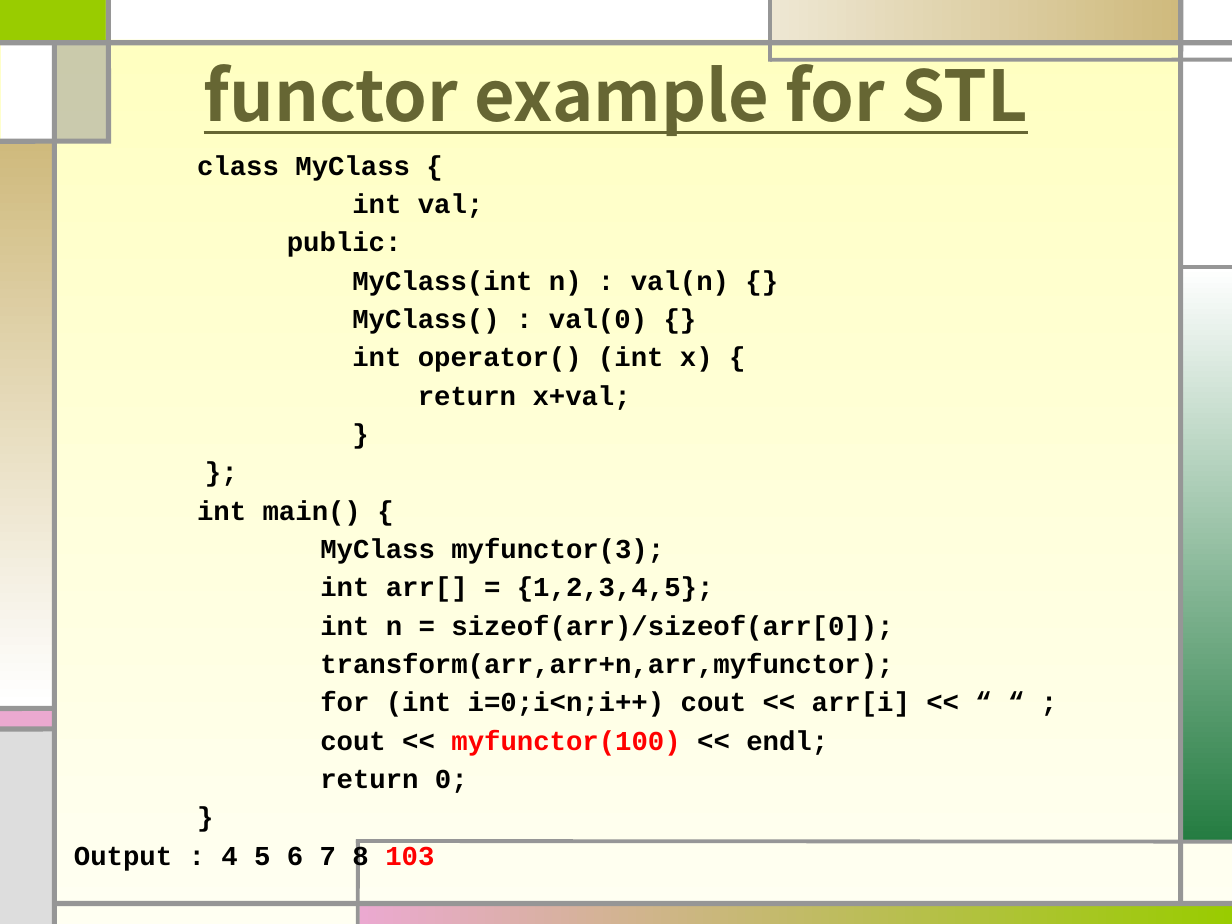
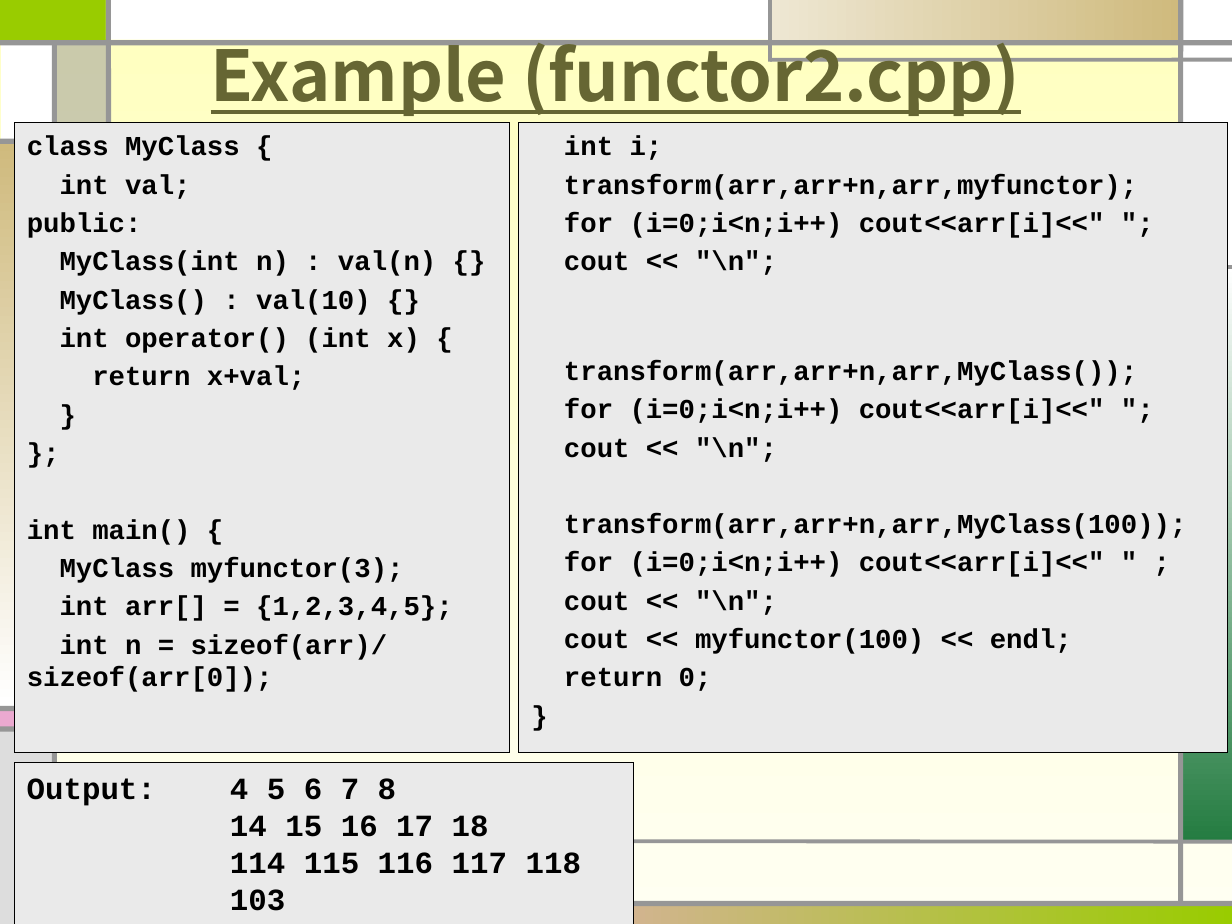
Before and after one commit to sohnbong/object26, a slide deck: slide 5 of OOP07-4.pptx (slide 4 before the commit). Drawn at 1232x924 pixels with LibreOffice and Linux fonts; fonts in the diff are those of the drawing. Boxes give left, top, right and bottom in pixels: in the first picture for what was removed or moved away, otherwise in the second. Text is boxed around its words. In the diff, an @@ line names an element or a change of style, - is before the commit and + after.

```diff
--- a/OOP07-4.pptx
+++ b/OOP07-4.pptx
@@ title at (211, 30, 1020, 116): text changed @@
-functor example for STL
+Example (functor2.cpp)
@@ text "class MyClass {": place and size @@
-text "class MyClass {" at (74, 156, 910, 872)
+text "class MyClass {" at (15, 122, 510, 753)
@@ text "class MyClass {" at (15, 122, 510, 753): fill none to #EAEAEA; outline none to #000000 0.75 pt @@
@@ rectangle added at (519, 122, 1227, 753), fill #EAEAEA, outline #000000 0.75 pt, 16 pt, text #000000, bold @@
+int i;
+transform(arr,arr+n,arr,myfunctor);
+for (i=0;i<n;i++) cout<<arr[i]<<" ";
+cout << "\n";
+transform(arr,arr+n,arr,MyClass());
+for (i=0;i<n;i++) cout<<arr[i]<<" ";
+cout << "\n";
+transform(arr,arr+n,arr,MyClass(100));
+for (i=0;i<n;i++) cout<<arr[i]<<" " ;
+cout << "\n";
+cout << myfunctor(100) << endl;
+return 0;
+}
@@ text at (60, 289, 371, 315): text changed @@
-MyClass() : val(0) {}
+MyClass() : val(10) {}
@@ text at (74, 654, 910, 872): paragraphs removed @@
-transform(arr,arr+n,arr,myfunctor);
-for (int i=0;i<n;i++) cout << arr[i] << “ “ ;
-cout << myfunctor(100) << endl;
-return 0;
-}
-Output : 4 5 6 7 8 103
@@ rectangle added at (15, 763, 634, 924), fill #EAEAEA, outline #000000 0.75 pt, 18 pt, text #000000, bold @@
+Output: 4 5 6 7 8
+14 15 16 17 18
+114 115 116 117 118
+103
```
Also in this commit, not shown: 2 other slides changed, 1 other file.
